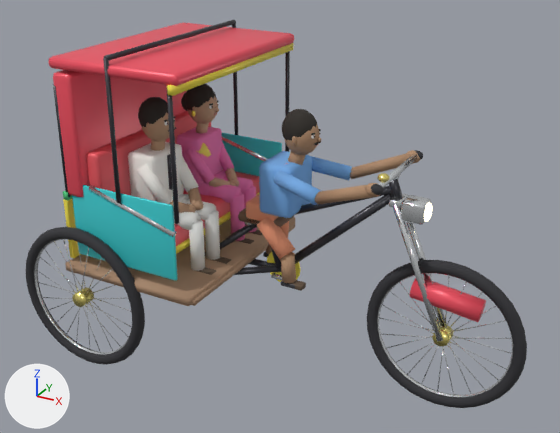
Two versions of the glTF model assets/models/cycle-rickshaw.glb, one commit apart.
Rendered twice from a 50 mm lens placed at (2.59, -4.51, 3.43), pointed at (0.12, -0.01, 1.18). The lights are fixed; the arrows at lower left show +X, +Y and +Z. The older version comes first. Where no turn or scale is listed for an object, it has been applied to the vertices.

The first picture shows 'CarriageFloor', 'HoodCanopyBack', 'HoodCanopyTop', 'MudguardFront', 'PassF_Torso', 'PassM_Torso', 'Puller_Pelvis', 'Puller_Thigh_L', 'Puller_Torso', 'Puller_UpperArm_L', 'Puller_UpperArm_R', 'SeatBackrest', 'SidePanel_L', 'SidePanel_R', 'wheel_front', 'wheel_rear_left' and 74 more.
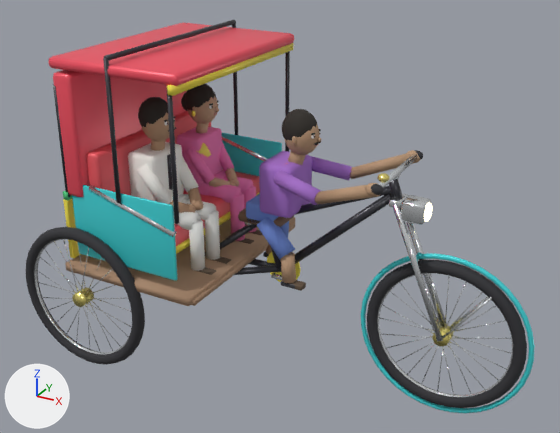
Where the newer file only moved an object's origin or applied its transform, the numbers keep the older frame.

What the commit changed:
Material 'Puller_VioletShirt' (mat_puller_violetshirt) is new.
Its base color is (0.38, 0.16, 0.6) (purple #a66fcb).
Its roughness is 0.8.
Material 'Puller_BlueLungi' (mat_puller_bluelungi) is new.
Its base color is (0.16, 0.26, 0.68) (blue #6f8bd7).
Its roughness is 0.85.
me_cube_019 has 56 vertices, 108 faces and spans x -0.12..0.12, y -0.14..0.14, z -0.08..0.08.
me_cube_019 no longer uses material mat_puller_lungiplaid (orange #ed9976).
me_cube_019 gains material mat_puller_bluelungi (blue #6f8bd7).
me_cone_110 has 24 vertices, 44 faces and spans x -0.046..0.256, y -0.107..0.067, z -0.25..0.05.
me_cone_110 no longer uses material mat_puller_lungiplaid (orange #ed9976).
me_cone_110 gains material mat_puller_bluelungi (blue #6f8bd7).
me_cube_020 has 56 vertices, 108 faces and spans x -0.13..0.13, y -0.18..0.18, z -0.19..0.19.
me_cube_020 no longer uses material mat_puller_blueshirt (blue #76adea).
me_cube_020 gains material mat_puller_violetshirt (purple #a66fcb).
me_cone_106 has 20 vertices, 36 faces and spans x -0.184..0.184, y -0.089..0.089, z -0.081..0.081.
me_cone_106 no longer uses material mat_puller_blueshirt (blue #76adea).
me_cone_106 gains material mat_puller_violetshirt (purple #a66fcb).
me_cone_108 has 20 vertices, 36 faces and spans x -0.184..0.184, y -0.089..0.089, z -0.081..0.081.
me_cone_108 no longer uses material mat_puller_blueshirt (blue #76adea).
me_cone_108 gains material mat_puller_violetshirt (purple #a66fcb).
Mesh me_cone_081_1 is new.
It has 24 vertices, 44 faces and spans x -0.157..0.157, y -0.016..0.016, z -0.205..0.205.
It uses material mat_metal_chrome (white #edf1f3).
Mesh me_cone_080_1 is new.
It has 24 vertices, 44 faces and spans x -0.157..0.157, y -0.016..0.016, z -0.205..0.205.
It uses material mat_metal_chrome (white #edf1f3).
Mesh me_torus_006 is new.
It is a torus around y (ring radius 0.59, tube radius 0.018) spanning x -0.608..0.608, y -0.018..0.018, z -0.608..0.608.
It uses material mat_rickshaw_tealturquoise (cyan #3fd3d7).
Object 'MudguardFront' (ob_mudguardfront) is deleted.
Object 'MudguardStay_R' (ob_mudguardstay_r) is new; it shows me_cone_081_1.
Its location is (1.53, 0.047, 0.76).
Object 'MudguardStay_L' (ob_mudguardstay_l) is new; it shows me_cone_080_1.
Its location is (1.53, -0.047, 0.76).
Object 'FrontMudguardArch' (ob_frontmudguardarch) is new; it shows me_torus_006.
Its location is (1.38, 0.0, 0.56).

Pixel boxes (x1, y1, x2, y2) of what changed, in the pictures (560 x 433 px):
'FrontMudguardArch', added
    after: (361, 253, 535, 413)
'Puller_Torso', recoloured (blue to purple)
    both: (259, 151, 312, 218)
'MudguardFront', deleted (red)
    before: (410, 278, 486, 322)
'Puller_Thigh_L', recoloured (orange to blue)
    both: (256, 217, 295, 259)
'Puller_UpperArm_L', recoloured (blue to purple)
    both: (273, 170, 321, 205)
'Puller_UpperArm_R', recoloured (blue to purple)
    both: (311, 156, 352, 181)
'Puller_Pelvis', recoloured (orange to blue)
    both: (246, 194, 279, 223)
'MudguardStay_L', added
    after: (443, 297, 492, 339)
'MudguardStay_R', added (mostly hidden)
    after: (450, 296, 489, 329)
